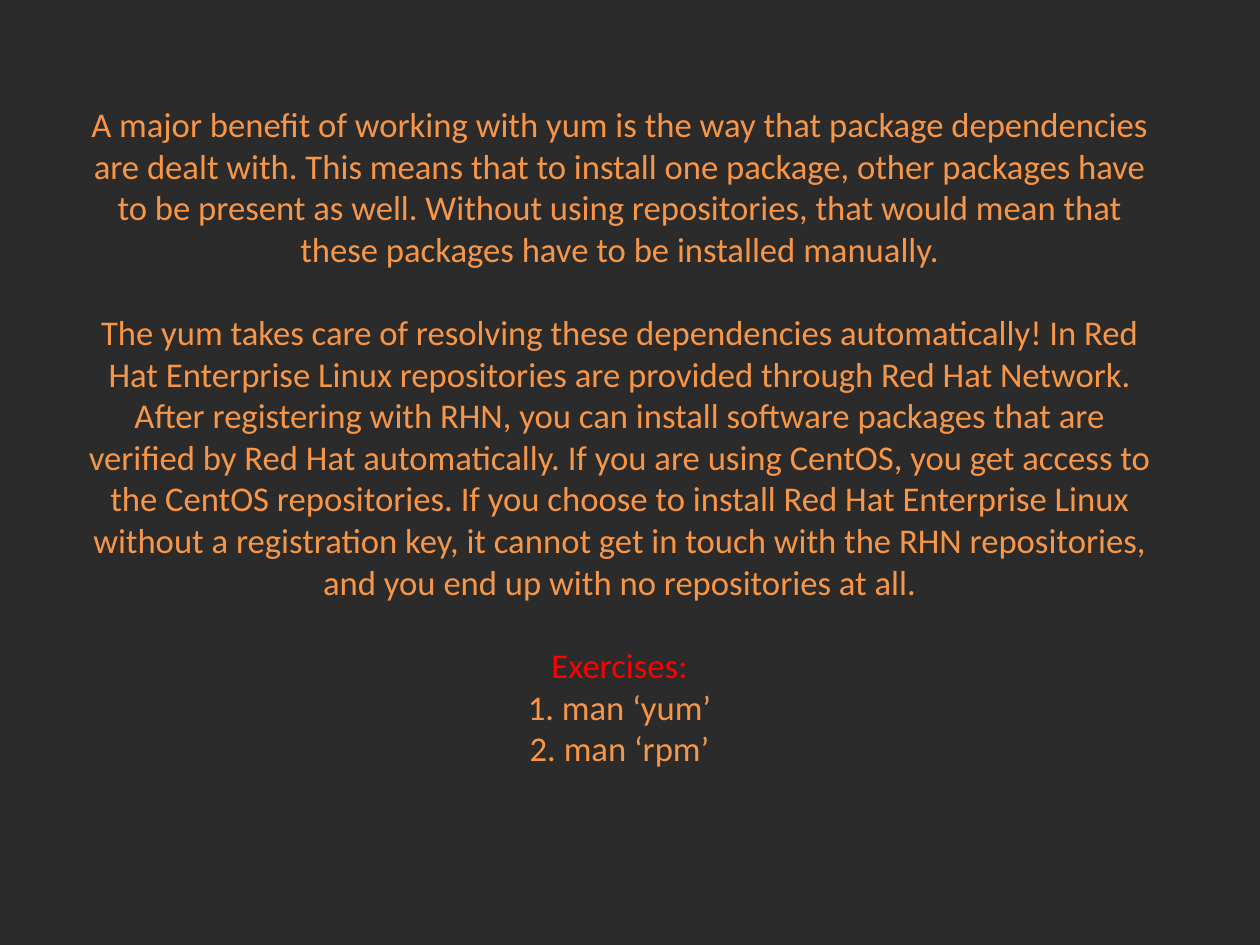
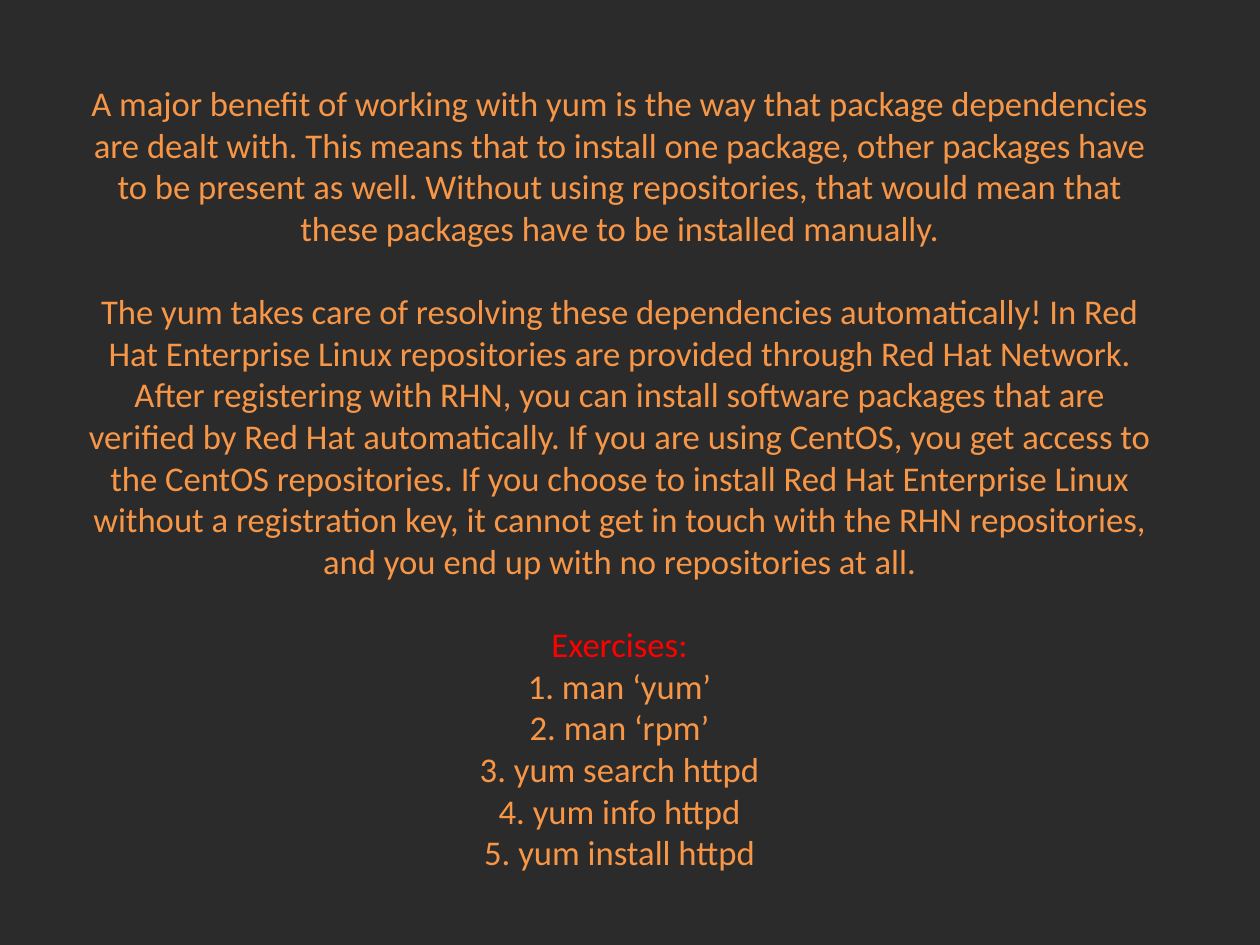
Before and after one commit to Academy-Soft-Intellect/Linux-Course, a slide deck: slide 3 of 9.SoftwareManagementAndCron/09-SoftwareManagementAndCron.pptx (slide 2 before the commit). Drawn at 1260x945 pixels with LibreOffice and Linux fonts; fonts in the diff are those of the drawing; background and template pictures are left out; a plain dark background stands for a picture behind light text. Boxes give left, top, right and bottom in pixels: in the first picture for what was removed or moved away, otherwise in the second. Text is boxed around its words. In the diff, an @@ line names an element or a change of style, - is before the commit and + after.

Commit message:
Software management

```diff
--- a/9.SoftwareManagementAndCron/09-SoftwareManagementAndCron.pptx
+++ b/9.SoftwareManagementAndCron/09-SoftwareManagementAndCron.pptx
@@ title at [89, 92, 1150, 871]: text changed @@
-A major benefit of working with yum is the way that package dependencies are dealt with. This means that to install one package, other packages have to be present as well. Without using repositories, that would mean that these packages have to be installed manually.
-The yum takes care of resolving these dependencies automatically! In Red Hat Enterprise Linux repositories are provided through Red Hat Network. After registering with RHN, you can install software packages that are verified by Red Hat automatically. If you are using CentOS, you get access to the CentOS repositories. If you choose to install Red Hat Enterprise Linux without a registration key, it cannot get in touch with the RHN repositories, and you end up with no repositories at all.
-Exercises:
-1. man ‘yum’
-2. man ‘rpm’
+A major benefit of working with yum is the way that package dependencies are dealt with. This means that to install one package, other packages have to be present as well. Without using repositories, that would mean that these packages have to be installed manually.
+The yum takes care of resolving these dependencies automatically! In Red Hat Enterprise Linux repositories are provided through Red Hat Network. After registering with RHN, you can install software packages that are verified by Red Hat automatically. If you are using CentOS, you get access to the CentOS repositories. If you choose to install Red Hat Enterprise Linux without a registration key, it cannot get in touch with the RHN repositories, and you end up with no repositories at all.
+Exercises:
+1. man ‘yum’
+2. man ‘rpm’
+3. yum search httpd
+4. yum info httpd
+5. yum install httpd
```
Also in this commit, not shown: 1 other slide changed, 3 slides added.
